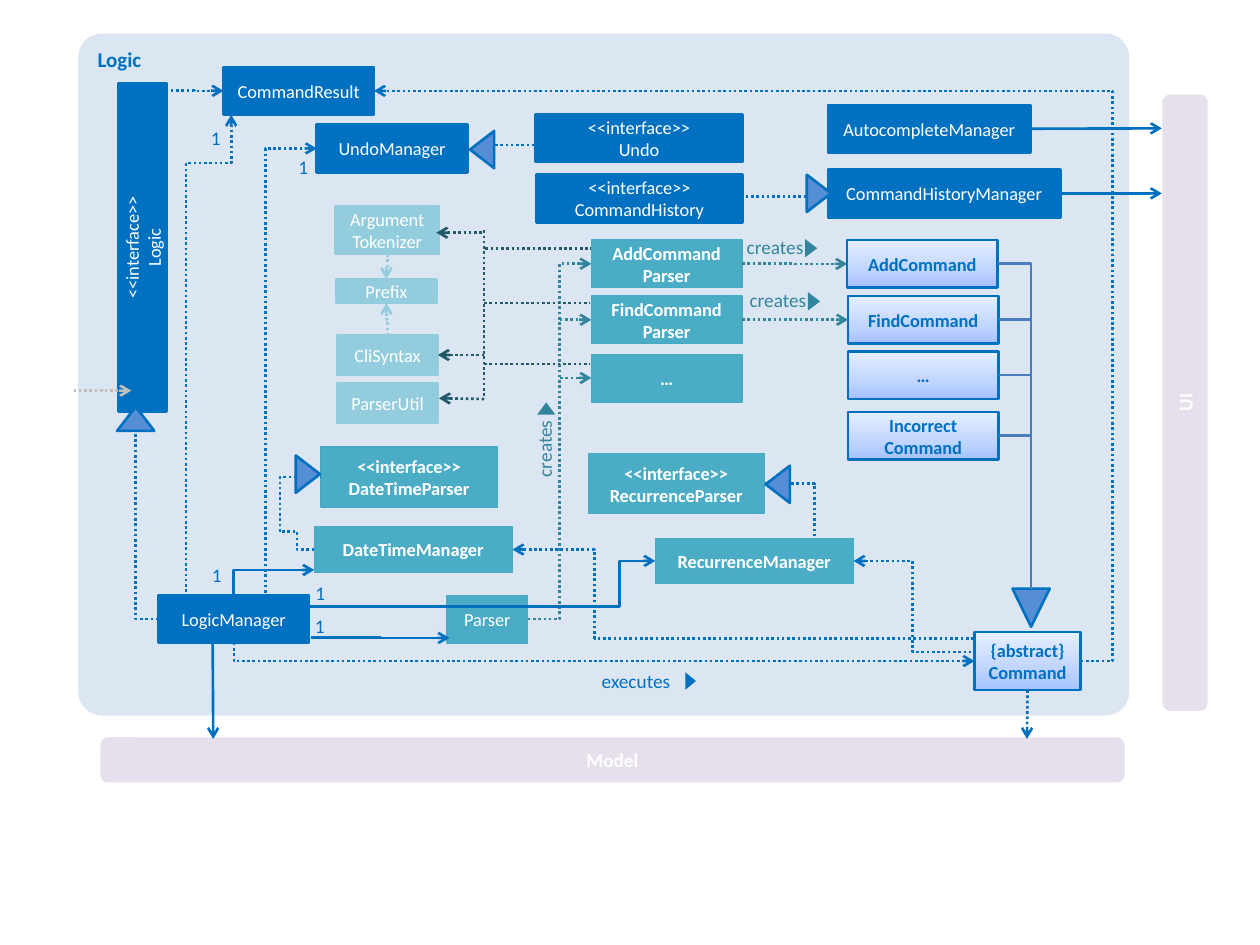
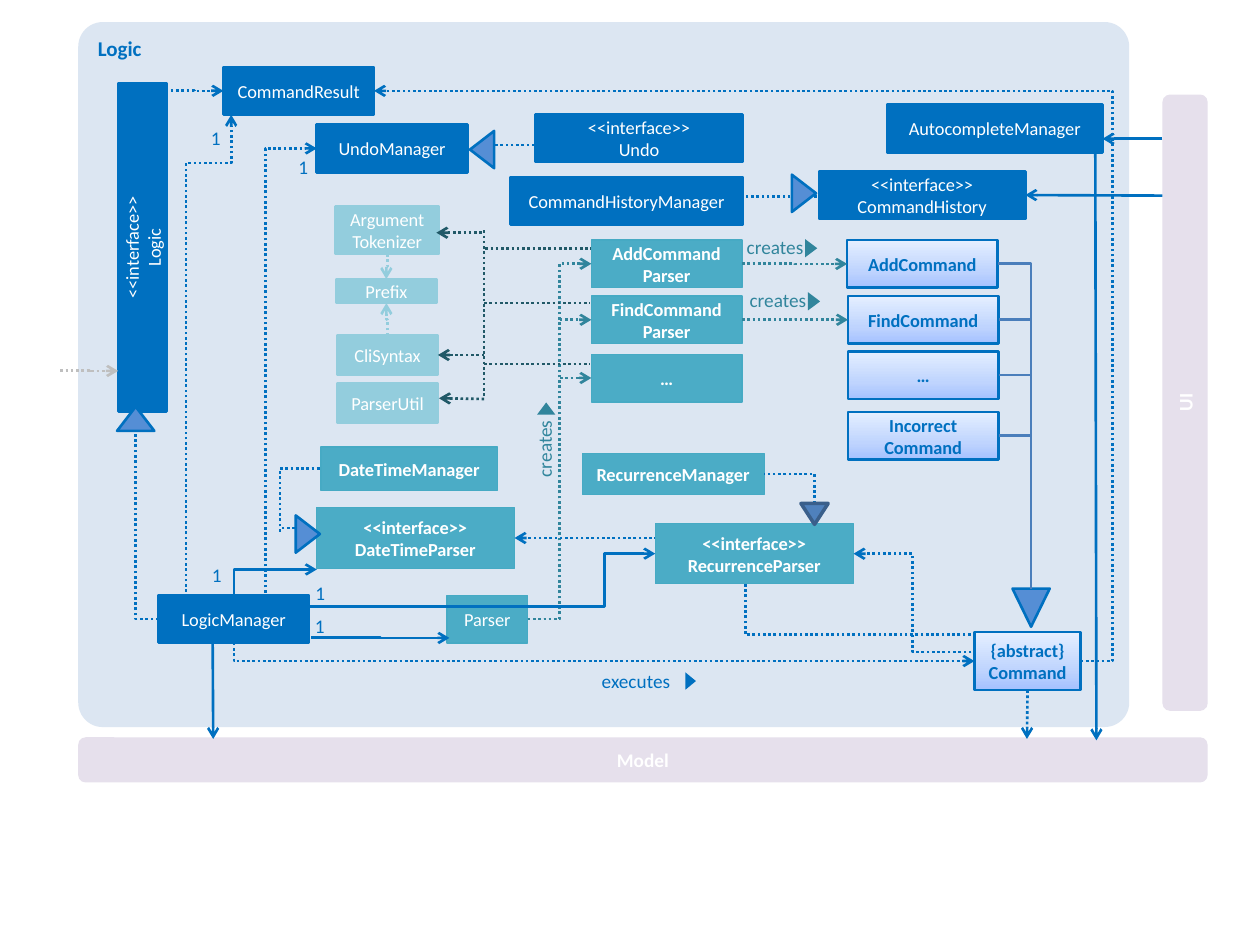
Before and after one commit to CS2103JAN2017-T16-B2/main, a slide deck: slide 1 of docs/diagrams/LogicComponentClassDiagram.pptx. Drawn at 1260x945 pixels with LibreOffice and Linux fonts; fonts in the diff are those of the drawing. Boxes give left, top, right and bottom in pixels: in the first picture for what was removed or moved away, otherwise in the second. Text is boxed around its words. In the diff, an @@ line names an element or a change of style, - is before the commit and + after.

```diff
--- a/docs/diagrams/LogicComponentClassDiagram.pptx
+++ b/docs/diagrams/LogicComponentClassDiagram.pptx
@@ rounded rectangle "Logic": place and size @@
-rounded rectangle "Logic" at (78,34,1129,716)
+rounded rectangle "Logic" at (78,21,1129,727)
@@ rectangle "AutocompleteManager": place and size @@
-rectangle "AutocompleteManager" at (828,105,1031,152)
+rectangle "AutocompleteManager" at (887,105,1102,152)
@@ arrow moved from (1031, 129) - (1162, 129) to (1163, 139) - (1102, 139) @@
@@ rectangle "CommandHistoryManager": place and size @@
-rectangle "CommandHistoryManager" at (828,170,1061,218)
+rectangle "CommandHistoryManager" at (510,178,743,226)
@@ triangle: place and size @@
-triangle at (807,175,831,212)
+triangle at (792,175,816,212)
@@ rectangle "<<interface>> CommandHistory": place and size @@
-rectangle "<<interface>> CommandHistory" at (537,175,743,223)
+rectangle "<<interface>> CommandHistory" at (819,171,1026,219)
@@ arrow added from (1095, 154) to (1096, 741), #0070C0 1.5 pt @@
@@ arrow moved from (1061, 193) - (1162, 193) to (1163, 195) - (1026, 195) @@
@@ elbow arrow moved from (73, 391) - (131, 391) to (60, 370) - (118, 370) @@
@@ rectangle "DateTimeManager": place and size @@
-rectangle "DateTimeManager" at (314,527,512,572)
+rectangle "DateTimeManager" at (321,447,498,490)
@@ elbow line moved from (280, 532) - (321, 478) to (280, 532) - (321, 469) @@
@@ rectangle "RecurrenceManager": place and size @@
-rectangle "RecurrenceManager" at (655,538,853,583)
+rectangle "RecurrenceManager" at (582,454,764,494)
@@ elbow line moved from (814, 537) - (765, 484) to (814, 504) - (765, 474) @@
@@ triangle removed at (767,466,791,503) @@
@@ rectangle "<<interface>>": place and size @@
-rectangle "<<interface>>" at (321,447,498,508)
+rectangle "<<interface>>" at (316,508,514,570)
@@ flow chart merge added at (801,504,829,525), fill #4F81BD, outline #3A5F8C 2 pt @@
@@ elbow line moved from (314, 549) - (280, 532) to (316, 538) - (282, 528) @@
@@ triangle: place and size @@
-triangle at (297,455,321,493)
+triangle at (295,515,319,553)
@@ elbow arrow moved from (974, 639) - (513, 549) to (975, 635) - (514, 538) @@
@@ rectangle "<<interface>>": place and size @@
-rectangle "<<interface>>" at (588,454,765,514)
+rectangle "<<interface>>" at (655,524,853,585)
@@ elbow arrow moved from (310, 606) - (655, 561) to (310, 606) - (655, 553) @@
@@ elbow arrow moved from (971, 651) - (853, 561) to (971, 651) - (853, 553) @@
@@ rounded rectangle: place and size @@
-rounded rectangle at (101,737,1125,782)
+rounded rectangle at (78,737,1207,782)
```
Also in this commit, not shown: 4 other files.
